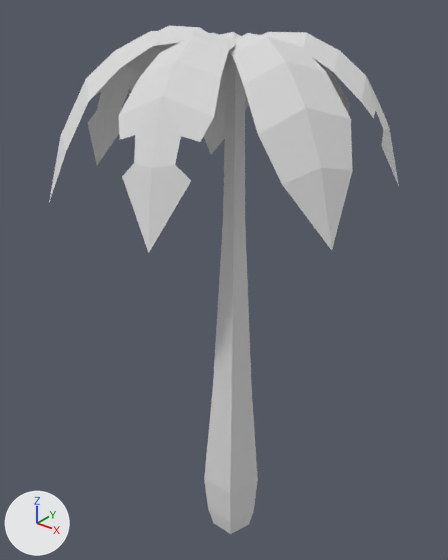
The glTF model public/models/palm.glb as it was, and as the next commit left it.
Rendered twice from a camera (50 mm lens) standing at (3.79, -4.88, 6.49) and looking at (-0.24, 0.17, 3.36). Every picture has the same lights, and +X, +Y and +Z are marked at lower left. Where no turn or scale is listed for an object, it has been applied to the vertices.

In view in the first picture: 'palm'.
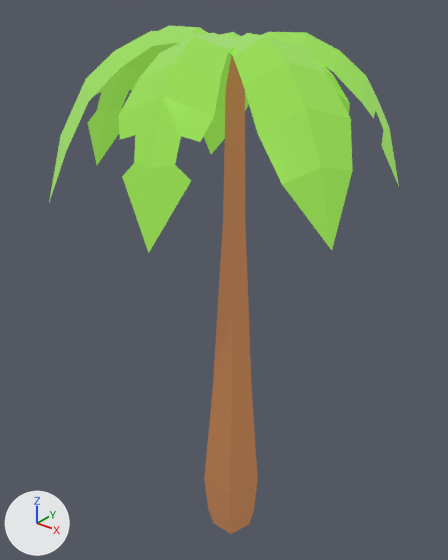
What the commit changed:
Picture 'base' (img_base) is new.
Material 'LOWPOLY-COLORS.001' (mat_lowpoly_colors_001) is new.
Uses the picture img_base.
me_palm has 166 vertices, 224 faces and spans x -1.97..1.61, y -1.72..1.66, z -0.12..6.07.
me_palm no longer uses material mat_lowpoly_colors (white #e7e7e7).
me_palm now uses material mat_lowpoly_colors_001.

Pixel boxes (x1, y1, x2, y2) of what changed, in the pictures (448 x 560 px):
'palm', recoloured: (49, 26, 399, 534) in both
